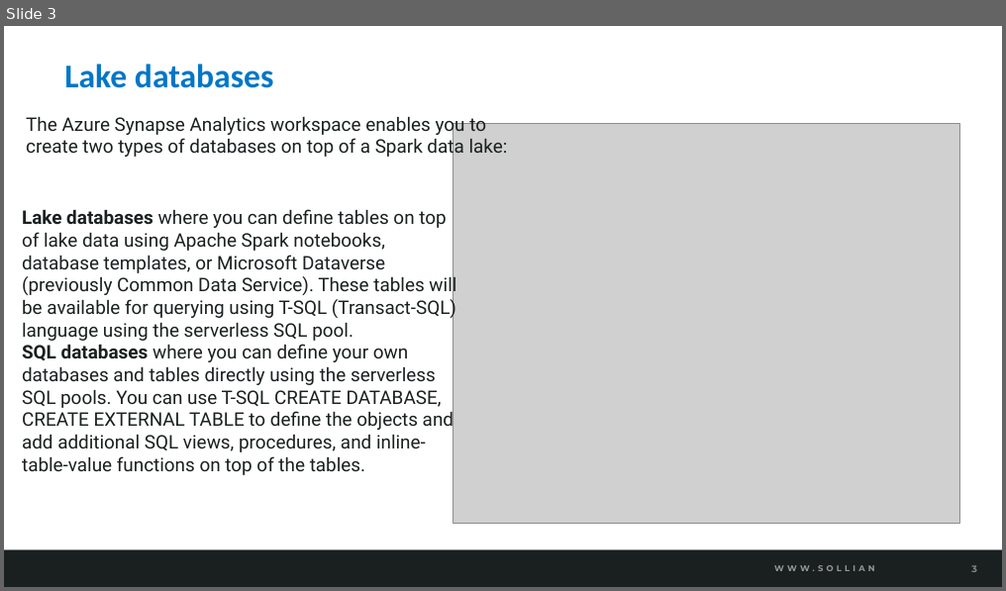
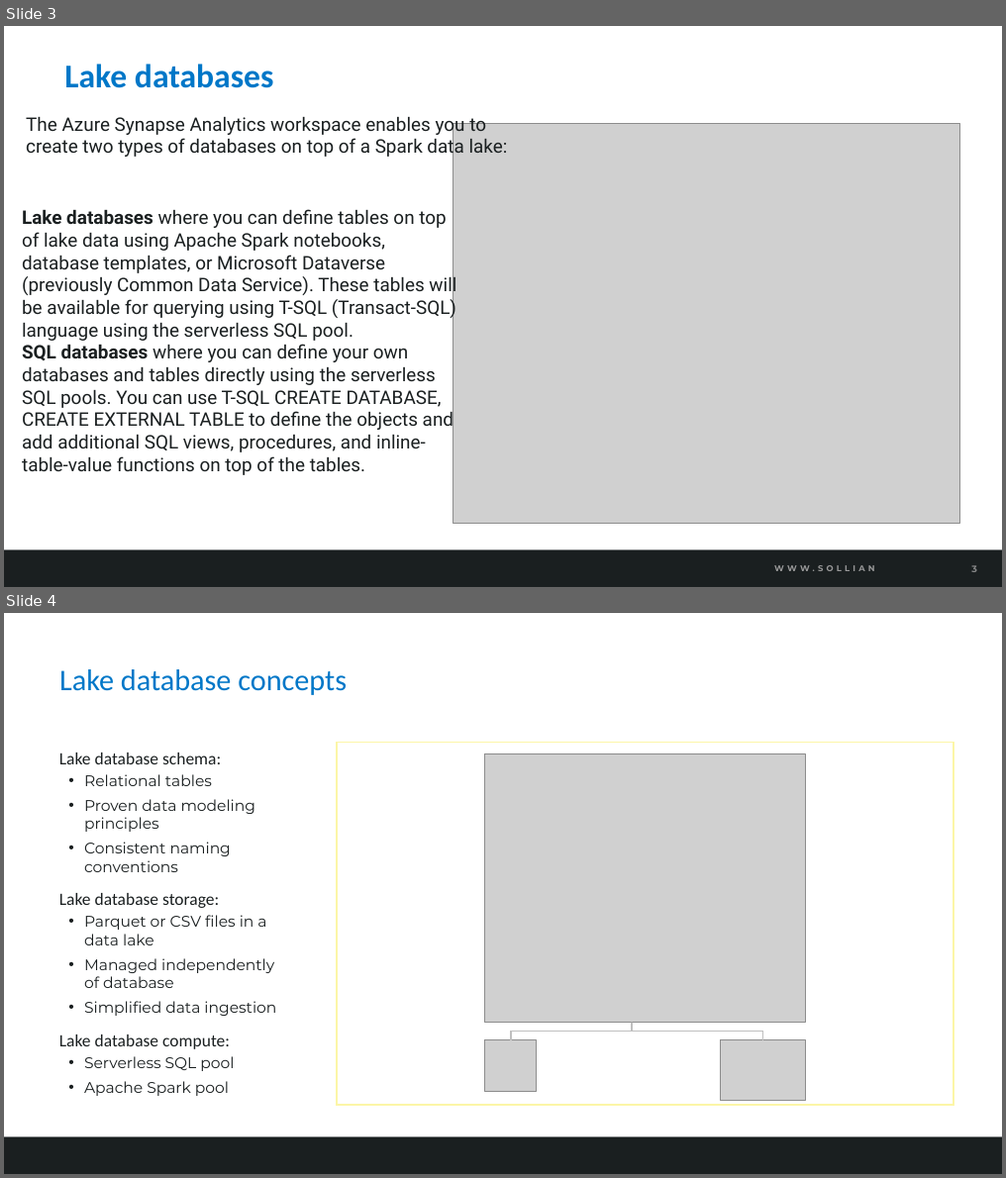
Before and after one commit to solliancenet/azure-data-engineering-conference-workshop-students, a slide deck: 05-Analyze data in a lake database.pptx. Shown one above the other, each under a label of ours: slide 3 before the commit, slides 3 and 4 after it. The pictures are 1006x591 and 1006x1178 pixels, drawn with LibreOffice and Linux fonts; fonts in the diff are those of the drawing; grey boxes stand for pictures; background and template pictures are left out. Boxes give left, top, right and bottom in pixels: in the first picture for what was removed or moved away, otherwise in the second. Text is boxed around its words. In the diff, an @@ line names an element or a change of style, - is before the commit and + after.

```diff
--- a/05-Analyze data in a lake database.pptx
+++ b/05-Analyze data in a lake database.pptx
@@ slide 4 added at (4,613,1002,1174), background #FFFFFF; not listed: 2 template elements that a slide beside it also shows @@
@@ title added at (59,669,347,695), 28.8 pt, text #0077C8 @@
+Lake database concepts
@@ text added at (59,753,276,1096), 14.8 pt, text #1A1F20 @@
+  Lake database schema:
+  • Relational tables
+  • Proven data modeling principles
+  • Consistent naming conventions
+  Lake database storage:
+  • Parquet or CSV files in a
+    data lake
+  • Managed independently
+    of database
+  • Simplified data ingestion
+  Lake database compute:
+  • Serverless SQL pool
+  • Apache Spark pool
@@ rectangle added at (337,743,953,1106), fill #FFFFFF, outline #FCF6A7 1.5 pt @@
@@ picture added at (485,754,806,1023) @@
@@ left brace added at (511,1023,763,1041), outline #BFBFBF 1.5 pt @@
@@ picture added at (485,1041,537,1092) @@
@@ picture added at (721,1041,806,1101) @@
```
Also in this commit, not shown: 3 other slides added, 5 other files.
